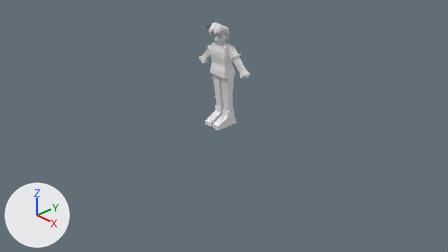
The Blender file Avatar Model.blend: old version first, new version second.
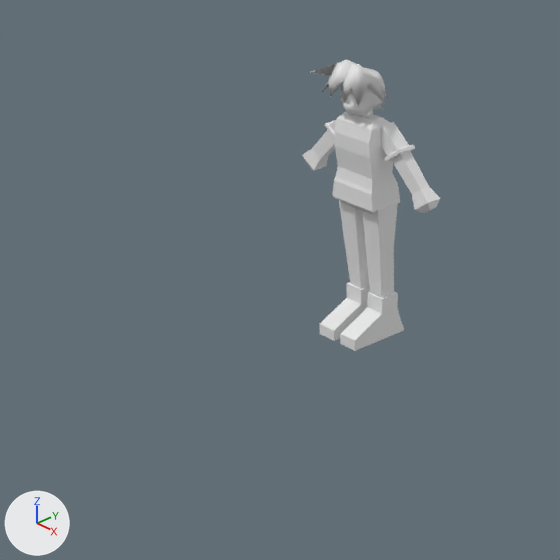
Each version is shown from the file's camera 'Camera', then close up on the part from 19% to 66% of the width and 0% to 83% of the height. Lighting does not change. The marker at lower left points along +X, +Y and +Z.

In view in the first close-up: 'Avatar - Arms', 'Avatar - Body', 'Avatar - Feet', 'Avatar - Legs', 'Avatar - Waist', 'r_head'.
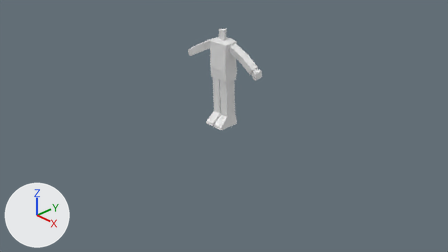
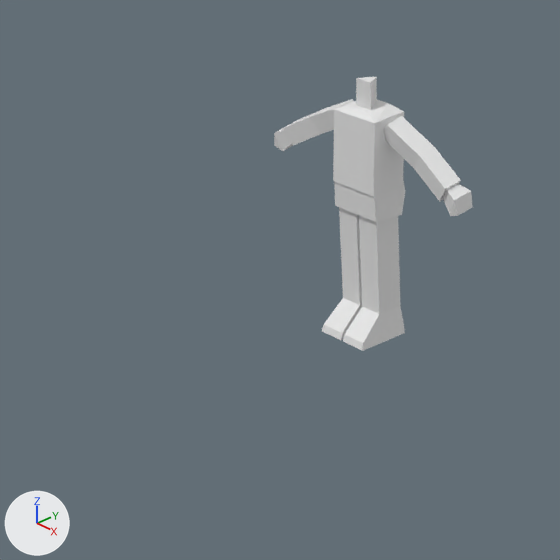
Where the change shows, as pixel boxes [x1, y1, x2, y2] in the close-ups (560 x 560 px):
'Avatar - Legs', reshaped, moved (40% wider, 46% taller): before [339, 200, 398, 298]; after [322, 207, 405, 351]
'Avatar - Arms', reshaped, rescaled (44% wider, 16% taller): before [302, 112, 440, 213]; after [274, 99, 473, 216]
'Cube', added: after [333, 100, 404, 197]
'Avatar - Feet', deleted: before [320, 282, 404, 351]
'Avatar - Body', deleted: before [335, 112, 393, 179]
'Avatar - Waist', reshaped: before [333, 166, 400, 214]; after [335, 181, 405, 222]
'r_head', deleted: before [312, 59, 388, 117]
'Cylinder', added: after [356, 77, 377, 110]
part 3 of me_cube_003, deleted: before [302, 112, 440, 213]
part 4 of me_cube_003, added: after [274, 99, 473, 216]

Diff of the bpy script that builds the scene:
```diff
--- a/Avatar Model.blend.py
+++ b/Avatar Model.blend.py
@@ me_cube_002 @@
-me_cube_002.from_pydata(...)  # 12 vertices, 10 faces; spans x 0.035..0.19, y -0.097..0.087, z 0.296..0.952
+me_cube_002.from_pydata(...)  # 64 vertices, 46 faces; spans x 0.012..0.202, y -0.246..0.14, z 0.022..0.982
+# me_cube_002 part 1: the whole mesh is rebuilt
@@ me_cube_005 @@
-me_cube_005.from_pydata(...)  # 20 vertices, 14 faces; spans x 0.0..0.189, y -0.147..0.102, z 0.884..1.158
+me_cube_005.from_pydata(...)  # 12 vertices, 8 faces; spans x 0.0..0.195, y -0.134..0.147, z 0.86..1.213
+# me_cube_005 part 2: the whole mesh is rebuilt
@@ me_cube_003 @@
-me_cube_003.from_pydata(...)  # 64 vertices, 70 faces; spans x 0.091..0.591, y -0.064..0.064, z 1.01..1.5
+me_cube_003.from_pydata(...)  # 42 vertices, 43 faces; spans x 1.892..13.135, y -1.233..1.579, z 16.293..23.503
+# me_cube_003 part 3: 64 vertices removed from x 0.091..0.591, y -0.064..0.064, z 1.01..1.5
+# me_cube_003 part 4: 42 vertices added at x 1.892..13.135, y -1.233..1.579, z 16.293..23.503
@@ me_cylinder_001 @@
+me_cylinder_001.from_pydata([(0.0, 0.068, 1.547), (0.0, 0.068, 1.751), (0.066, -0.046, 1.547), (0.066, -0.046, 1.751), (-0.066, -0.046, 1.547), (-0.066, -0.046, 1.751)], [], [(0, 1, 3, 2), (2, 3, 5, 4), (3, 1, 5), (4, 5, 1, 0), (0, 2, 4)])
@@ me_cube_007 @@
+me_cube_007.from_pydata([(0.0, -0.085, 1.566), (0.094, -0.085, 1.566), (0.094, 0.08, 1.597), (0.0, 0.08, 1.597), (0.189, -0.139, 1.052), (0.188, -0.127, 1.535), (0.189, 0.125, 1.052), (0.188, 0.128, 1.554), (0.0, 0.125, 1.052), (0.0, 0.128, 1.554), (0.0, -0.139, 1.052), (0.0, -0.127, 1.535)], [], [(8, 9, 7, 6), (6, 7, 5, 4), (9, 11, 0, 3), (8, 6, 4, 10), (7, 9, 3, 2), (5, 7, 2, 1), (11, 5, 1, 0), (4, 5, 11, 10), (2, 3, 0, 1)])
@@ ob_avatar___feet @@
-ob_avatar___feet = bpy.data.objects.new('Avatar - Feet', me_cube)
@@ ob_avatar___legs @@
 ob_avatar___legs = bpy.data.objects.new('Avatar - Legs', me_cube_002)
-ob_avatar___legs.location = (0.0, 0.0, 0.0)
+ob_avatar___legs.location = (0.0, 0.0, -0.02)
 _m = ob_avatar___legs.modifiers.new('Mirror', 'MIRROR')
@@ ob_avatar___body @@
-ob_avatar___body = bpy.data.objects.new('Avatar - Body', me_cube_001)
@@ ob_avatar___arms @@
 ob_avatar___arms.location = (0.0, 0.0, 0.0)
+ob_avatar___arms.scale = (0.0659, 0.0659, 0.0659)
 _m = ob_avatar___arms.modifiers.new('Mirror', 'MIRROR')
@@ ob_r_head @@
-ob_r_head = bpy.data.objects.new('r_head', me_r_head)
@@ ob_cylinder @@
+ob_cylinder = bpy.data.objects.new('Cylinder', me_cylinder_001)
+ob_cylinder.location = (0.0, 0.0, 0.0)
@@ ob_cube @@
+ob_cube = bpy.data.objects.new('Cube', me_cube_007)  # modifiers MIRROR
+ob_cube.location = (0.0, 0.0, 0.0)
```
